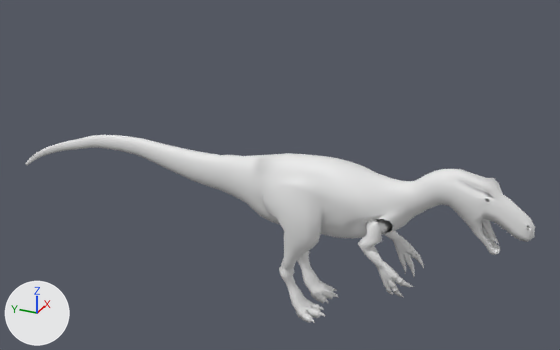
The Blender file Dinosaur.blend, before and after one commit.
The view is the same before and after, from a camera (50 mm lens) standing at (-8.92, -3.56, 6.44) and looking at (0.51, 0.68, 1.73). The lights are fixed; the arrows at lower left show +X, +Y and +Z.

Names of what the first picture shows: 'Circle.003', 'Patte Arriere'.
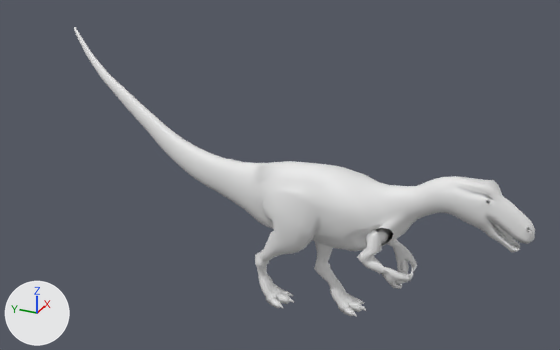
The newer file adds an action. The first version stands in its rest pose; the second is drawn at frame 18 of the action 'ArmatureAction'.

Where the change shows, as pixel boxes (x1, y1, x2, y2) in the pictures (560 x 350 px):
'Patte Arriere', posed (9% narrower, 54% taller): before (26, 135, 535, 323); after (74, 27, 535, 317)
'Circle.003', posed: before (482, 227, 501, 253); after (490, 222, 520, 250)
'Circle.004', posed: before (494, 222, 521, 241); after (491, 222, 522, 243)
bone 'Bone.001', root to tip: before (299, 167) to (337, 175); after (299, 175) to (337, 183)
bone 'Bone.003_L.002', root to tip: before (366, 243) to (379, 264); after (366, 251) to (383, 269)
bone 'Bone.003_L.022', root to tip: before (384, 282) to (388, 288); after (391, 285) to (396, 289)
bone 'Bone.019', root to tip: before (337, 161) to (362, 167); after (336, 169) to (364, 175)
bone 'Bone.021', root to tip: before (260, 167) to (242, 167); after (260, 174) to (242, 173)
bone 'Bone_R.016', root to tip: before (293, 287) to (300, 303); after (262, 274) to (270, 290)

Diff of the bpy script that builds the scene:
```diff
--- a/Dinosaur.blend.py
+++ b/Dinosaur.blend.py
@@ bone_bone_001 @@
 bone_bone_001 = bpy.data.objects['Armature'].pose.bones['Bone.001']
-bone_bone_001.location = (0.0, 0.0, 0.0)
+bone_bone_001.location = (0.0, 0.0, -0.12)
@@ bone_bone_003_l_002 @@
 bone_bone_003_l_002 = bpy.data.objects['Armature'].pose.bones['Bone.003_L.002']  # child of 'Bone.003_L.019'
-bone_bone_003_l_002.rotation_quaternion = (1.0, 0.0, 0.0, 0.0)  # degrees (0, 0, 0)
+bone_bone_003_l_002.rotation_quaternion = (0.992, 0.125, 0.016, 0.0)  # degrees (14, 2, 0)
@@ bone_bone_003_l_022 @@
 bone_bone_003_l_022 = bpy.data.objects['Armature'].pose.bones['Bone.003_L.022']  # child of 'Bone.003_L.003'
-bone_bone_003_l_022.rotation_quaternion = (1.0, 0.0, 0.0, 0.0)  # degrees (0, 0, 0)
+bone_bone_003_l_022.rotation_quaternion = (0.986, 0.052, 0.0, 0.159)  # degrees (6, -1, 18)
@@ bone_bone_003_r_022 @@
 bone_bone_003_r_022 = bpy.data.objects['Armature'].pose.bones['Bone.003_R.022']  # child of 'Bone.003_R.003'
-bone_bone_003_r_022.rotation_quaternion = (1.0, 0.0, 0.0, 0.0)  # degrees (0, 0, 0)
+bone_bone_003_r_022.rotation_quaternion = (0.987, 0.003, 0.0, -0.16)  # degrees (0, 0, -18)
@@ bone_bone_019 @@
 bone_bone_019 = bpy.data.objects['Armature'].pose.bones['Bone.019']  # child of 'Bone.001'
-bone_bone_019.scale = (1.0, 1.0, 1.0)
+bone_bone_019.scale = (1.1, 1.1, 1.1)
@@ bone_bone_021 @@
 bone_bone_021 = bpy.data.objects['Armature'].pose.bones['Bone.021']  # child of 'Bone.020'
-bone_bone_021.rotation_quaternion = (1.0, 0.0, 0.0, 0.0)  # degrees (0, 0, 0)
+bone_bone_021.rotation_quaternion = (0.999, 0.031, 0.001, -0.016)  # degrees (4, 0, -2)
@@ bone_bone_r_016 @@
 bone_bone_r_016 = bpy.data.objects['Armature'].pose.bones['Bone_R.016']
-bone_bone_r_016.location = (0.0, 0.0, 0.0)
+bone_bone_r_016.location = (-0.14, -0.25, -0.48)
@@ bone_bone_l_016 @@
 bone_bone_l_016 = bpy.data.objects['Armature'].pose.bones['Bone_L.016']
-bone_bone_l_016.location = (0.0, 0.0, 0.0)
+bone_bone_l_016.location = (0.15, 0.22, 0.43)
```
